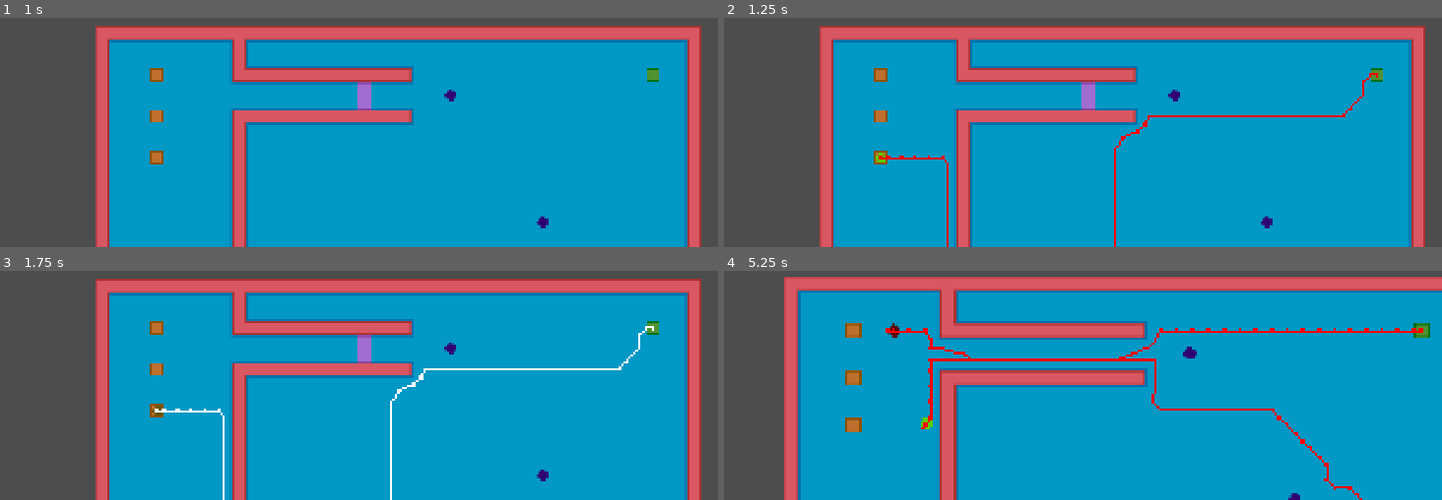
Above: before the commit, frames 1-4 (two rows, left to right).
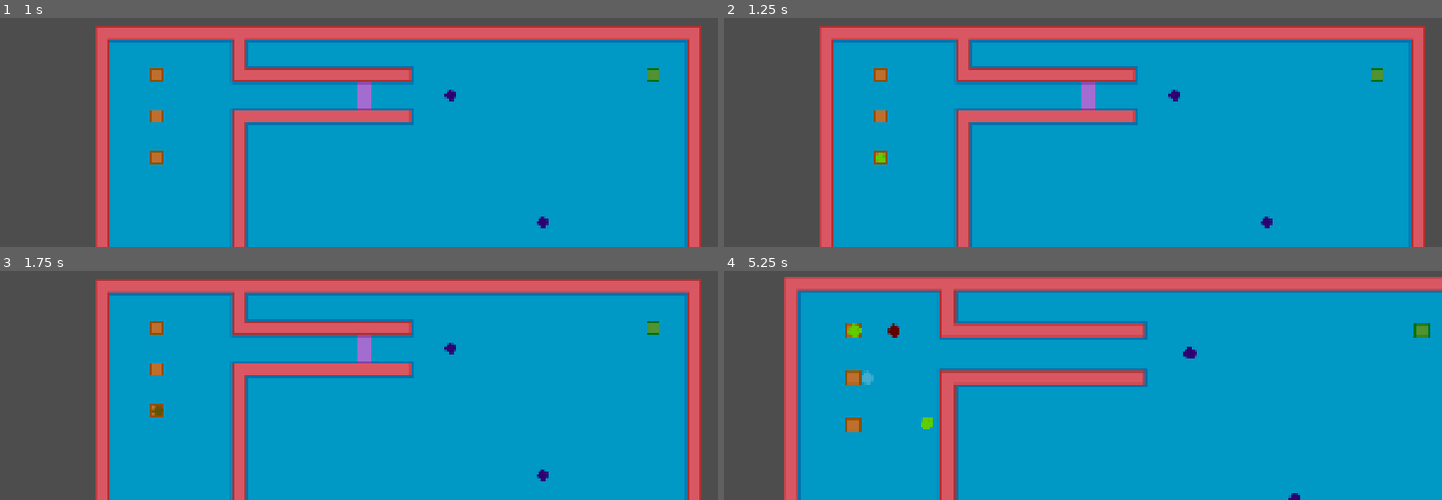
Above: after the commit, the same moments.

Repository: djairoh/crowdSim
Game: Godot game, scene res://scenes/crowd_manager.tscn
Same seed, same stepped clock (60 frames per second), same inputs: the game is played once before the commit and once after it.
Inputs (mouse positions are in pixels of both pictures, inside the frame that each line leads up to):
- Up to frame 1 (1 s): tap Enter at 0.5 s; move the mouse to (outside the picture) at 0.52 s; hold Mouse wheel up (zoomIn) from 0.53 s (still down); click (outside the picture) at 0.67 s
- Up to frame 2 (1.25 s): keep holding Mouse wheel up (zoomIn)
- Up to frame 3 (1.75 s): release Mouse wheel up (zoomIn) at 1.25 s; drag from (157, 410) to (452, 348) at 1.27 s
- Up to frame 4 (5.25 s): tap R (resetCamera) at 2, 3.5 s; move the mouse to (outside the picture) at 2.02 s; hold Mouse wheel up (zoomIn) 2.03-2.75 s; click (outside the picture) at 2.17 s; drag from (881, 332) to (1219, 355) at 2.77 s; move the mouse to (1284, 344) at 3.52 s; hold Mouse wheel up (zoomIn) 3.53-4.25 s; click (1284, 344) at 3.67 s; drag from (outside the picture) to (1183, 351) at 4.27 s; move the mouse to (1090, 277) at 5.02 s; hold Mouse wheel up (zoomIn) from 5.03 s (still down); click (1090, 277) at 5.17 s

Frame 1 is identical in both runs. In frame 2, 0.7% of the frame differs, in the area x 21-92%, y 24-100%; in frame 3, 0.7%; in frame 4, 1.8%, in the area x 17-98%, y 22-100%.

Commit message:
rv: settings

Diff:
--- a/scenes/crowd_agent.tscn
+++ b/scenes/crowd_agent.tscn
@@ -80,7 +80,6 @@
 time_horizon_agents = 0.65
 time_horizon_obstacles = 0.1
 max_speed = 5.0
-debug_enabled = true
 
 [node name="RecOfInfluence" type="Area2D" parent="Forces" unique_id=410069496]
 collision_layer = 0
--- a/scenes/crowd_manager.tscn
+++ b/scenes/crowd_manager.tscn
@@ -6,7 +6,6 @@
 
 [node name="CrowdManager" type="Node2D" unique_id=1329783422]
 script = ExtResource("1_pyr1s")
-max_agents = 2
 
 [node name="level" parent="." unique_id=1906395005 instance=ExtResource("2_ikxhy")]
 
